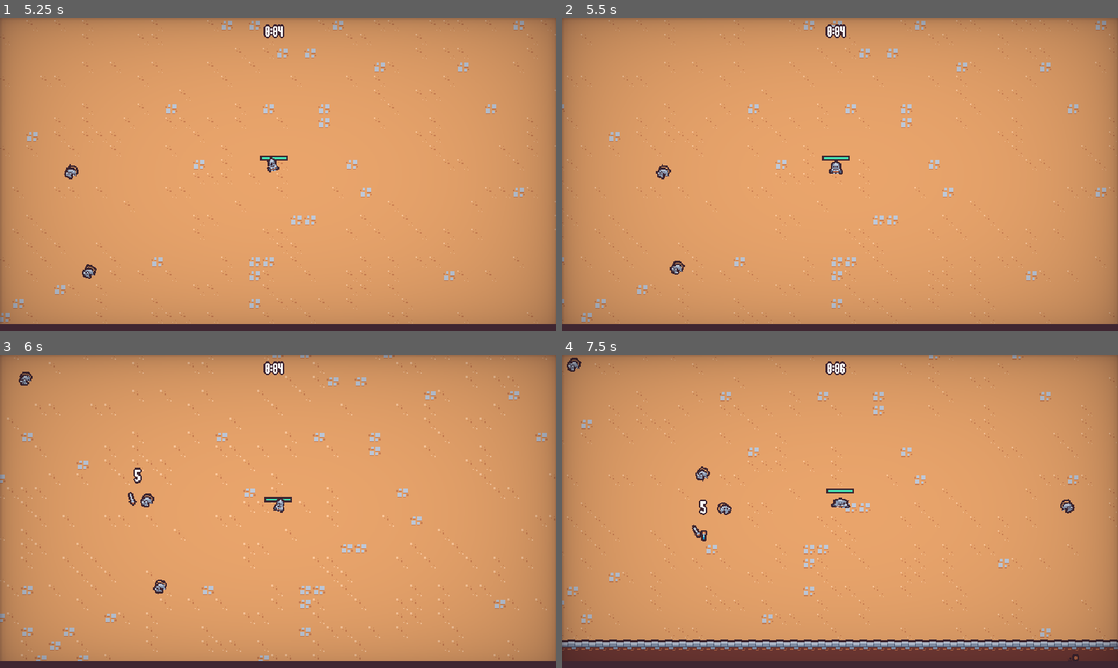
Above: before the commit, frames 1-4 (two rows, left to right).
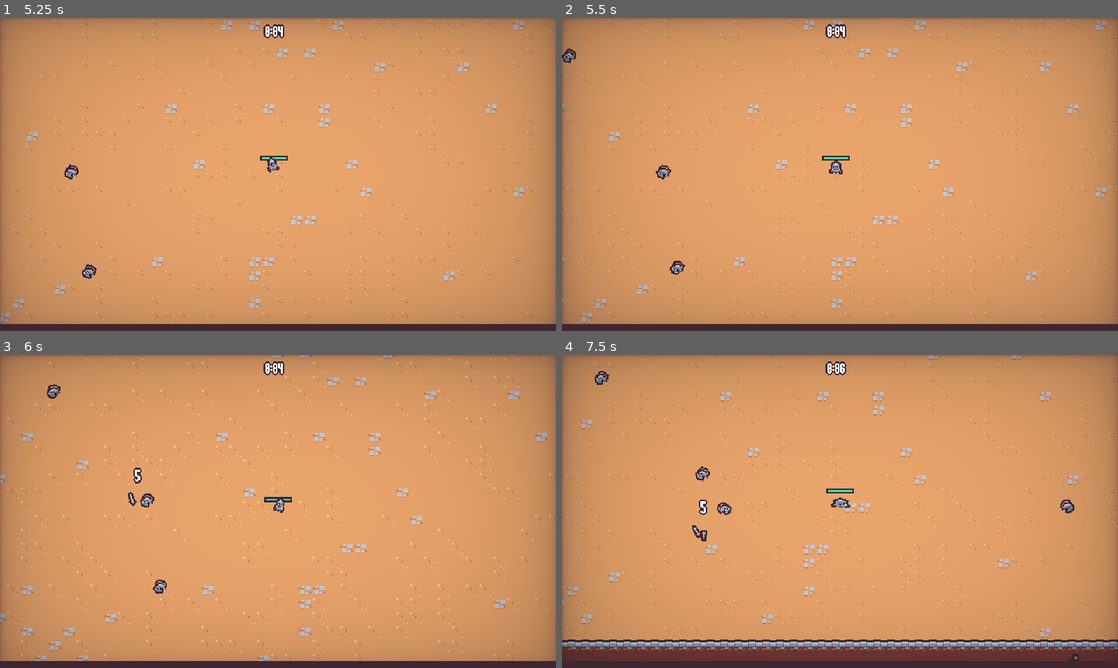
Above: after the commit, the same moments.

Repository: PWilliams0530/UdemySurvival2DGadotGame
Game: Godot game, scene res://scenes/UI/main_menu.tscn
Two runs of this game, one before a commit and one after it. Both use one fixed random seed, a clock stepped at 60 frames per second and the inputs below.
Inputs (mouse positions are in pixels of both pictures, inside the frame that each line leads up to):
- Up to frame 1 (5.25 s): click "Play" at 0.5 s; move the mouse to (400, 158) at 1.27 s; press the mouse at (400, 158) at 1.28 s; hold Right (move_right) 1.28-2.03 s; move the mouse to (166, 190) at 2.02 s; release the mouse at (166, 190) at 2.03 s; hold S (move_down) 2.03-2.78 s; click (166, 190) at 2.1 s; move the mouse to (333, 105) at 2.77 s; press the mouse at (333, 105) at 2.78 s; hold Right (move_right) 2.78-3.53 s; move the mouse to (250, 237) at 3.52 s; release the mouse at (250, 237) at 3.53 s; hold Up (move_up) 3.53-4.28 s; click (250, 237) at 3.6 s; move the mouse to (444, 221) at 4.27 s; press the mouse at (444, 221) at 4.28 s; hold A (move_left) from 4.28 s (still down); move the mouse to (111, 127) at 5.02 s; release the mouse at (111, 127) at 5.03 s; click (111, 127) at 5.1 s
- Up to frame 2 (5.5 s): keep holding A (move_left)
- Up to frame 3 (6 s): move the mouse to (305, 511) at 5.77 s; release A (move_left) at 5.78 s; press the mouse at (305, 511) at 5.78 s; hold S (move_down) from 5.78 s (still down)
- Up to frame 4 (7.5 s): move the mouse to (756, 433) at 6.52 s; release S (move_down) at 6.53 s; release the mouse at (756, 433) at 6.53 s; hold Right (move_right) 6.53-7.28 s; click (756, 433) at 6.6 s; move the mouse to (962, 495) at 7.27 s; press the mouse at (962, 495) at 7.28 s; hold Up (move_up) from 7.28 s (still down)

Frame 1 is identical in both runs. In frame 2, less than 0.1% of the frame differs, in the area x 0-3%, y 9-15%; in frame 3, 0.2%, in the area x 3-11%, y 5-14%; in frame 4, 0.2%.

Commit message:
BugFixCornrSpawnOutOfMap

Diff:
--- a/resources/tileset.tres
+++ b/resources/tileset.tres
@@ -50,7 +50,7 @@
 2:2/0/terrain = 0
 2:2/0/physics_layer_0/linear_velocity = Vector2(0, 0)
 2:2/0/physics_layer_0/angular_velocity = 0.0
-2:2/0/physics_layer_0/polygon_0/points = PackedVector2Array(-8, -8, 8, -8, 28.1959, 5.48008, 29.2565, 29.3449, -29.0798, 29.6985, -27.8423, 8.3085)
+2:2/0/physics_layer_0/polygon_0/points = PackedVector2Array(8, 8, -8, 8, -8, -8, 8, -8)
 2:2/0/terrains_peering_bit/right_side = 0
 2:2/0/terrains_peering_bit/left_side = 0
 2:2/0/terrains_peering_bit/top_left_corner = 0
@@ -61,7 +61,7 @@
 1:2/0/terrain = 0
 1:2/0/physics_layer_0/linear_velocity = Vector2(0, 0)
 1:2/0/physics_layer_0/angular_velocity = 0.0
-1:2/0/physics_layer_0/polygon_0/points = PackedVector2Array(-8, -8, 8, -8, 28.1959, 5.48008, 29.2565, 29.3449, -29.0798, 29.6985, -27.8423, 8.3085)
+1:2/0/physics_layer_0/polygon_0/points = PackedVector2Array(8, 8, -8, 8, -8, -8, 8, -8)
 1:2/0/terrains_peering_bit/right_side = 0
 1:2/0/terrains_peering_bit/top_side = 0
 1:2/0/terrains_peering_bit/top_right_corner = 0
@@ -70,7 +70,7 @@
 1:1/0/terrain = 0
 1:1/0/physics_layer_0/linear_velocity = Vector2(0, 0)
 1:1/0/physics_layer_0/angular_velocity = 0.0
-1:1/0/physics_layer_0/polygon_0/points = PackedVector2Array(-8, -8, 8, -8, 8, 8, -8, 8)
+1:1/0/physics_layer_0/polygon_0/points = PackedVector2Array(8, 8, -8, 8, -8, -8, 8, -8)
 1:1/0/terrains_peering_bit/right_side = 0
 1:1/0/terrains_peering_bit/bottom_right_corner = 0
 1:1/0/terrains_peering_bit/bottom_side = 0
@@ -81,7 +81,7 @@
 1:0/0/terrain = 0
 1:0/0/physics_layer_0/linear_velocity = Vector2(0, 0)
 1:0/0/physics_layer_0/angular_velocity = 0.0
-1:0/0/physics_layer_0/polygon_0/points = PackedVector2Array(-12.0312, -12.1875, 12.1562, -12, 8, 8, -8, 8)
+1:0/0/physics_layer_0/polygon_0/points = PackedVector2Array(8, 8, -8, 8, -8, -8, 8, -8, 8, 8, 8, 8, 8, 8)
 1:0/0/terrains_peering_bit/right_side = 0
 1:0/0/terrains_peering_bit/bottom_right_corner = 0
 1:0/0/terrains_peering_bit/bottom_side = 0
@@ -90,7 +90,7 @@
 2:0/0/terrain = 0
 2:0/0/physics_layer_0/linear_velocity = Vector2(0, 0)
 2:0/0/physics_layer_0/angular_velocity = 0.0
-2:0/0/physics_layer_0/polygon_0/points = PackedVector2Array(-12.0312, -12.1875, 12.1562, -12, 8, 8, -8, 8)
+2:0/0/physics_layer_0/polygon_0/points = PackedVector2Array(8, 8, -8, 8, -8, -8, 8, -8)
 2:0/0/terrains_peering_bit/right_side = 0
 2:0/0/terrains_peering_bit/bottom_right_corner = 0
 2:0/0/terrains_peering_bit/bottom_side = 0
@@ -101,7 +101,7 @@
 3:0/0/terrain = 0
 3:0/0/physics_layer_0/linear_velocity = Vector2(0, 0)
 3:0/0/physics_layer_0/angular_velocity = 0.0
-3:0/0/physics_layer_0/polygon_0/points = PackedVector2Array(-12.0312, -12.1875, 12.1562, -12, 8, 8, -8, 8)
+3:0/0/physics_layer_0/polygon_0/points = PackedVector2Array(8, 8, -8, 8, -8, -8, 8, -8)
 3:0/0/terrains_peering_bit/bottom_side = 0
 3:0/0/terrains_peering_bit/bottom_left_corner = 0
 3:0/0/terrains_peering_bit/left_side = 0
@@ -110,7 +110,7 @@
 3:1/0/terrain = 0
 3:1/0/physics_layer_0/linear_velocity = Vector2(0, 0)
 3:1/0/physics_layer_0/angular_velocity = 0.0
-3:1/0/physics_layer_0/polygon_0/points = PackedVector2Array(-8, -8, 8, -8, 8, 8, -8, 8)
+3:1/0/physics_layer_0/polygon_0/points = PackedVector2Array(8, 8, -8, 8, -8, -8, 8, -8)
 3:1/0/terrains_peering_bit/bottom_side = 0
 3:1/0/terrains_peering_bit/bottom_left_corner = 0
 3:1/0/terrains_peering_bit/left_side = 0
@@ -121,14 +121,14 @@
 3:2/0/terrain = 0
 3:2/0/physics_layer_0/linear_velocity = Vector2(0, 0)
 3:2/0/physics_layer_0/angular_velocity = 0.0
-3:2/0/physics_layer_0/polygon_0/points = PackedVector2Array(-8, -8, 8, -8, 28.1959, 5.48008, 29.2565, 29.3449, -29.0798, 29.6985, -27.8423, 8.3085)
+3:2/0/physics_layer_0/polygon_0/points = PackedVector2Array(8, 8, -8, 8, -8, -8, 8, -8)
 3:2/0/terrains_peering_bit/left_side = 0
 3:2/0/terrains_peering_bit/top_left_corner = 0
 3:2/0/terrains_peering_bit/top_side = 0
 2:1/0 = 0
 2:1/0/physics_layer_0/linear_velocity = Vector2(0, 0)
 2:1/0/physics_layer_0/angular_velocity = 0.0
-2:1/0/physics_layer_0/polygon_0/points = PackedVector2Array(-8, -8, 8, -8, 8, 8, -8, 8)
+2:1/0/physics_layer_0/polygon_0/points = PackedVector2Array(-10.474, -9.36917, 9.94369, -9.104, 10.0321, 8.92722, -9.14819, 9.81111)
 2:4/0 = 0
 2:4/0/physics_layer_0/linear_velocity = Vector2(0, 0)
 2:4/0/physics_layer_0/angular_velocity = 0.0
@@ -144,6 +144,9 @@
 0:2/0 = 0
 0:2/0/physics_layer_0/linear_velocity = Vector2(0, 0)
 0:2/0/physics_layer_0/angular_velocity = 0.0
+4:6/0 = 0
+4:6/0/physics_layer_0/linear_velocity = Vector2(0, 0)
+4:6/0/physics_layer_0/angular_velocity = 0.0
 
 [resource]
 physics_layer_0/collision_layer = 1
--- a/scenes/ability/anvil_ability/anvil_ability.tscn
+++ b/scenes/ability/anvil_ability/anvil_ability.tscn
@@ -1,12 +1,13 @@
-[gd_scene load_steps=8 format=3 uid="uid://43l03kqqiaa2"]
+[gd_scene load_steps=12 format=3 uid="uid://43l03kqqiaa2"]
 
 [ext_resource type="Texture2D" uid="uid://d2m2dgbhbpf46" path="res://scenes/ability/anvil_ability/anvil.png" id="1_76s0x"]
 [ext_resource type="Script" path="res://scenes/ability/anvil_ability/anvil_ability.gd" id="1_qqwov"]
+[ext_resource type="Texture2D" uid="uid://c0dpcdlobyp8r" path="res://resources/particle.png" id="2_q078y"]
 [ext_resource type="PackedScene" uid="uid://dwqirup56qmo6" path="res://scenes/component/hitbox_component.tscn" id="3_k3muu"]
 
 [sub_resource type="Animation" id="Animation_y34u7"]
 resource_name = "default"
-length = 0.6
+length = 0.7
 tracks/0/type = "value"
 tracks/0/imported = false
 tracks/0/enabled = true
@@ -50,12 +51,24 @@
 tracks/3/interp = 1
 tracks/3/loop_wrap = true
 tracks/3/keys = {
-"times": PackedFloat32Array(0.6),
+"times": PackedFloat32Array(0.7),
 "transitions": PackedFloat32Array(1),
 "values": [{
 "args": [],
 "method": &"queue_free"
 }]
+}
+tracks/4/type = "value"
+tracks/4/imported = false
+tracks/4/enabled = true
+tracks/4/path = NodePath("GPUParticles2D:emitting")
+tracks/4/interp = 1
+tracks/4/loop_wrap = true
+tracks/4/keys = {
+"times": PackedFloat32Array(0.2),
+"transitions": PackedFloat32Array(1),
+"update": 1,
+"values": [true]
 }
 
 [sub_resource type="Animation" id="Animation_8uv4f"]
@@ -96,12 +109,45 @@
 "update": 0,
 "values": [Vector2(1, 1)]
 }
+tracks/3/type = "value"
+tracks/3/imported = false
+tracks/3/enabled = true
+tracks/3/path = NodePath("GPUParticles2D:emitting")
+tracks/3/interp = 1
+tracks/3/loop_wrap = true
+tracks/3/keys = {
+"times": PackedFloat32Array(0),
+"transitions": PackedFloat32Array(1),
+"update": 1,
+"values": [false]
+}
 
 [sub_resource type="AnimationLibrary" id="AnimationLibrary_yqd5q"]
 _data = {
 "RESET": SubResource("Animation_8uv4f"),
 "default": SubResource("Animation_y34u7")
 }
+
+[sub_resource type="Curve" id="Curve_rgj4c"]
+min_value = 0.5
+max_value = 1.5
+_data = [Vector2(0, 0), 0.0, 0.0, 0, 0, Vector2(0.267974, 1), 0.0, 0.0, 0, 0, Vector2(0.714597, 1), 0.0, 0.0, 0, 0, Vector2(1, 0), 0.0, 0.0, 0, 0]
+point_count = 4
+
+[sub_resource type="CurveTexture" id="CurveTexture_v24fq"]
+curve = SubResource("Curve_rgj4c")
+
+[sub_resource type="ParticleProcessMaterial" id="ParticleProcessMaterial_snvrm"]
+particle_flag_disable_z = true
+emission_shape = 1
+emission_sphere_radius = 6.0
+angle_max = 360.0
+spread = 180.0
+initial_velocity_min = 100.0
+initial_velocity_max = 200.0
+gravity = Vector3(0, 0, 0)
+scale_min = 0.5
+scale_curve = SubResource("CurveTexture_v24fq")
 
 [sub_resource type="CircleShape2D" id="CircleShape2D_vbflt"]
 radius = 32.0
@@ -115,6 +161,17 @@
 }
 autoplay = "default"
 
+[node name="GPUParticles2D" type="GPUParticles2D" parent="."]
+emitting = false
+amount = 30
+process_material = SubResource("ParticleProcessMaterial_snvrm")
+texture = ExtResource("2_q078y")
+lifetime = 0.2
+one_shot = true
+explosiveness = 0.9
+fixed_fps = 0
+interpolate = false
+
 [node name="Visuals" type="Node2D" parent="."]
 
 [node name="Sprite2D" type="Sprite2D" parent="Visuals"]
--- a/scenes/manager/enemy_manager.gd
+++ b/scenes/manager/enemy_manager.gd
@@ -30,8 +30,8 @@
 	for i in 4:
 		spawn_position = player.global_position + (random_direction * SPAWN_RADIUS) #go in random direction from player radius pixels
 	#bitwise operators
-		var additional_check_offset = random_direction * 20
-		var query_paramaters = PhysicsRayQueryParameters2D.create(player.global_position, spawn_position + additional_check_offset)
+		var additional_check_offset = random_direction * 30
+		var query_paramaters = PhysicsRayQueryParameters2D.create(player.global_position, spawn_position + additional_check_offset,1)
 		var result = get_tree().root.world_2d.direct_space_state.intersect_ray(query_paramaters)
 
 		if result.is_empty():
Binary file added: resources/particle.png
Not shown, added: resources/particle.png.import
Not shown, changed: .DS_Store
